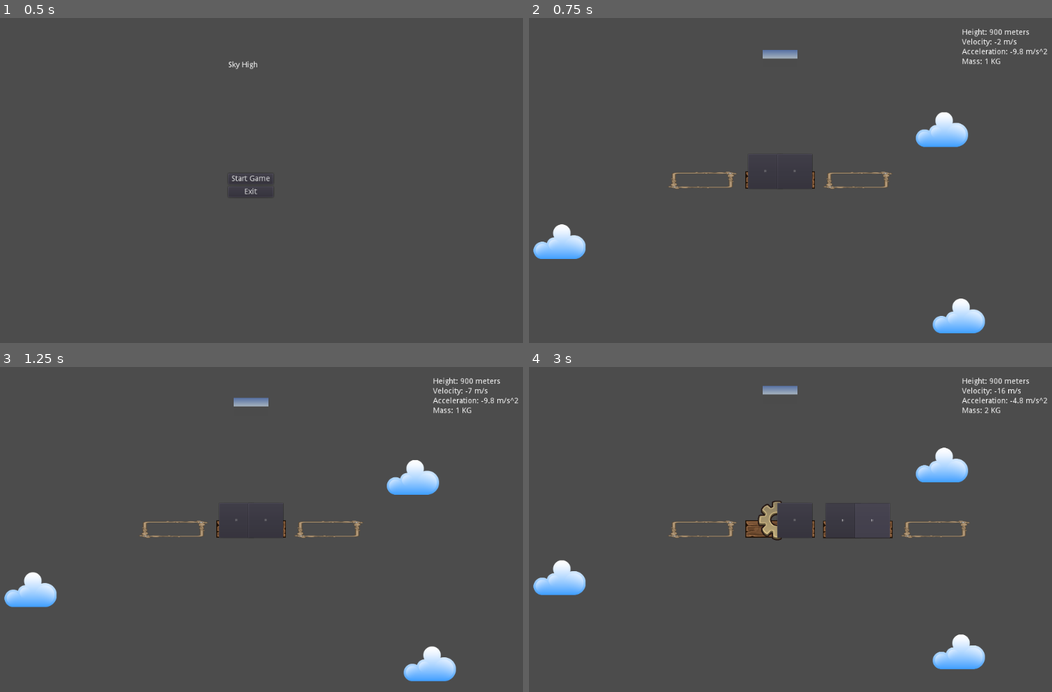
Above: before the commit, frames 1-4 (two rows, left to right).
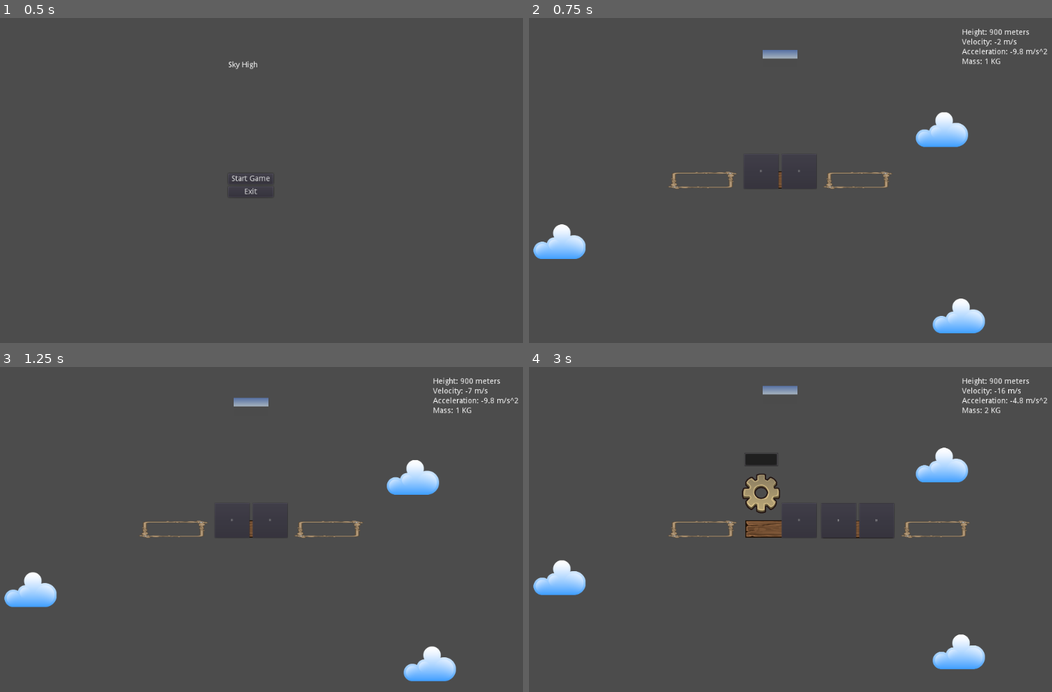
Above: after the commit, the same moments.

Repository: LaffertyDev/SkyHigh
Game: Godot game, scene res://game_menu/main_menu.tscn
Same seed, same stepped clock (60 frames per second), same inputs: the game is played once before the commit and once after it. A sky picture missing from this copy of the repository is replaced by a grey-blue gradient.
Inputs (mouse positions are in pixels of both pictures, inside the frame that each line leads up to):
- Up to frame 1 (0.5 s): no input
- Up to frame 2 (0.75 s): click "Start Game" at 0.5 s
- Up to frame 3 (1.25 s): no input
- Up to frame 4 (3 s): click "B" at 1.25 s; click "Balloon" at 2 s; click (858, 529) at 2.77 s

Frame 1 is identical in both runs. In frame 2, less than 0.1% of the frame differs, in the area x 41-55%, y 46-53%; in frame 3, less than 0.1%; in frame 4, 1.2%, in the area x 40-70%, y 26-54%.

Commit message:
Balloons have and lose health

Diff:
--- a/city.gd
+++ b/city.gd
@@ -59,11 +59,11 @@
 
 	var section_scene = load("res://units/section/section.tscn")
 	var section_instance1 = section_scene.instance()
-	section_instance1.position.x = -54
+	section_instance1.position.x = -70
 	section_instance1.position.y = -32
 	platform_instance.add_child(section_instance1)
 	var section_instance2 = section_scene.instance()
-	section_instance2.position.x = 54
+	section_instance2.position.x = 70
 	section_instance2.position.y = -32
 	platform_instance.add_child(section_instance2)
 
--- a/game_gui/gui.gd
+++ b/game_gui/gui.gd
@@ -4,9 +4,13 @@
 func _on_City_city_move(height, velocity, acceleration, mass_kg):
 	var normalized_height = int(floor(height * -1))
 	normalized_height = (normalized_height - (normalized_height % 100))
+	if (normalized_height < 2000):
+		$HBoxContainer/Info/Height.text = "Height: " + str(normalized_height) + " meters"
+	else:
+		$HBoxContainer/Info/Height.text = "Height: " + str(normalized_height / 1000) + " km"
 	var normalized_velocity = floor(velocity * -1)
 	var normalized_acceleration = acceleration * -1
-	$HBoxContainer/Info/Height.text = "Height: " + str(normalized_height) + " meters"
+
 	$HBoxContainer/Info/Velocity.text = "Velocity: " + str(normalized_velocity) + " m/s"
 	$HBoxContainer/Info/Acceleration.text = "Acceleration: " + str(normalized_acceleration) + " m/s^2"
 	$HBoxContainer/Info/Mass.text = "Mass: " + str(mass_kg) + " KG"
--- a/skyhigh.tscn
+++ b/skyhigh.tscn
@@ -27,10 +27,10 @@
 position = Vector2( 0.568817, -0.568787 )
 
 [node name="Section1" parent="City/Platform" instance=ExtResource( 8 )]
-position = Vector2( -54, -32 )
+position = Vector2( -70, -32 )
 
 [node name="Section2" parent="City/Platform" instance=ExtResource( 8 )]
-position = Vector2( 54, -32 )
+position = Vector2( 70, -32 )
 
 [node name="build_platform" parent="City" instance=ExtResource( 6 )]
 show_behind_parent = true
--- a/units/balloon/balloon.gd
+++ b/units/balloon/balloon.gd
@@ -1,4 +1,33 @@
 extends Node2D
+
+export(int) var health = 100
 
 func _ready():
 	add_to_group("balloons")
+
+
+# core is 0 - 8/14.5 km
+# stratosphere is up to 50 km
+# mesophere is up to 85 km
+# iss is 330 - 410 km
+# thermosphere is up to 600 km
+# 2000km is LEO
+# 10k KM is the limit of the exosphere
+# 35k km is GEO
+
+func _process(delta):
+	# 0 height, 0 health lost per second
+	# 1km, 1 health lost per second
+	# 10km, 10 health lost per second
+	var health_lost = (-1 * self.global_position.y) / 1000 * delta
+	health = health - health_lost
+	$HealthBar.value = health
+	if health < 0:
+		print("balloon go pop")
+		get_parent().remove_child(self)
+
+	if health < 100:
+		$HealthBar.visible = true
+
+# get city height
+# write exponential decay for health lost per tick
--- a/units/balloon/balloon.tscn
+++ b/units/balloon/balloon.tscn
@@ -8,3 +8,14 @@
 
 [node name="Sprite" type="Sprite" parent="."]
 texture = ExtResource( 1 )
+
+[node name="HealthBar" type="ProgressBar" parent="."]
+margin_left = -62.0
+margin_top = -150.0
+margin_right = 63.0
+margin_bottom = -100.0
+value = 100.0
+percent_visible = false
+__meta__ = {
+"_edit_use_anchors_": false
+}
--- a/units/section/section.gd
+++ b/units/section/section.gd
@@ -20,8 +20,8 @@
 func _on_Option_Balloon_pressed():
 	var balloon_scene = load("res://units/balloon/balloon.tscn")
 	var instance = balloon_scene.instance()
-	instance.position.x = 32 + 10
-	instance.position.y = 0
+	instance.position.x = 0
+	instance.position.y = -100
 	get_parent().add_child(instance)
 	_set_menu(false)
 	self.visible = false
